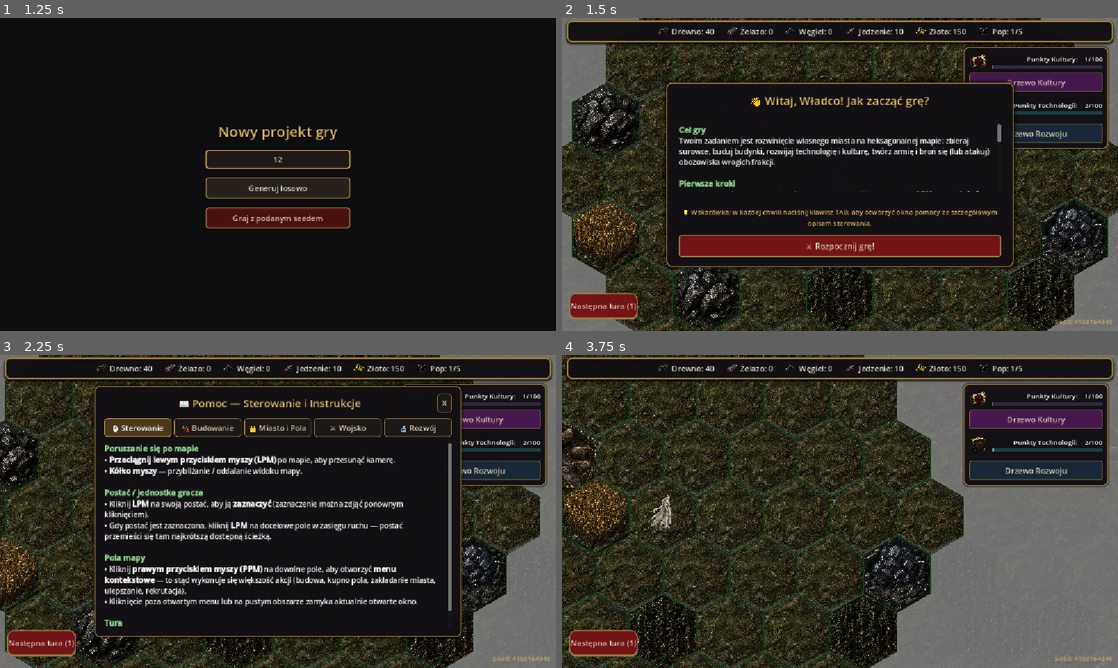
Above: before the commit, frames 1-4 (two rows, left to right).
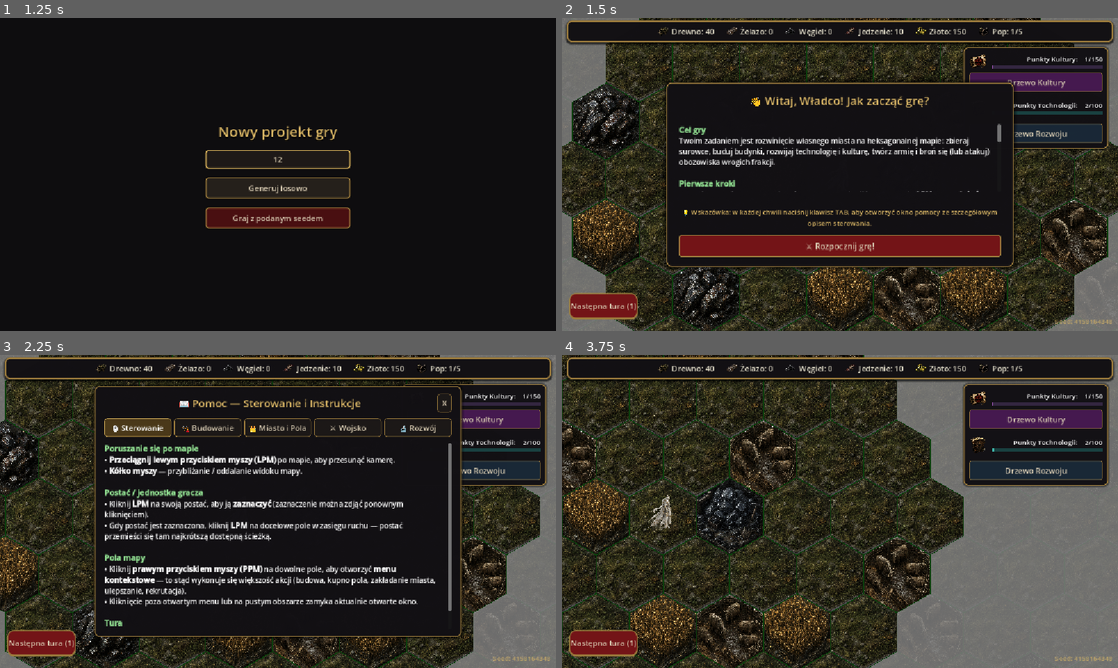
Above: after the commit, the same moments.

Repository: matiok35/nowy-projekt-gry
Game: Godot game, scene res://ui/main_menu.tscn
Same seed, same stepped clock (60 frames per second), same inputs: the game is played once before the commit and once after it.
Inputs (mouse positions are in pixels of both pictures, inside the frame that each line leads up to):
- Up to frame 1 (1.25 s): click (278, 158) at 0.52 s; type "12" at 0.6 s
- Up to frame 2 (1.5 s): click "Generuj losowo" at 1.25 s
- Up to frame 3 (2.25 s): tap Enter at 2 s; move the mouse to (400, 495) at 2.02 s; hold Right (ui_right) from 2.03 s (still down); tap Tab at 2.1 s; click (400, 495) at 2.17 s
- Up to frame 4 (3.75 s): release Right (ui_right) at 2.75 s; drag from (728, 527) to (573, 401) at 2.77 s; tap Space at 3.5 s; move the mouse to (895, 442) at 3.52 s; hold Right (ui_right) from 3.53 s (still down); tap Tab at 3.6 s; click (895, 442) at 3.67 s

Frame 1 is identical in both runs. In frame 2, 6.2% of the frame differs, in the area x 44-100%, y 0-100%; in frame 3, 2.9%; in frame 4, 8.9%, in the area x 12-100%, y 0-100%.

Commit message:
Drobne poprawki

Diff:
--- a/core/EconomyManager.gd
+++ b/core/EconomyManager.gd
@@ -25,7 +25,7 @@
 }
 
 var max_tech_points: float = 100.0
-var max_culture_points: float = 100.0
+var max_culture_points: float = 150.0 # POPRAWKA: Zwiększono limit, aby Renesans (koszt 110) był osiągalny
 
 var building_costs: Dictionary = {
 	"Chata Drwala": {"Złoto": 30, "Drewno": 10},
@@ -105,7 +105,6 @@
 		"grid_coords": Vector2(0,1),
 		"icon": "🏛️"
 	},
-
 	"Sztuka": {
 		"research_cost": 35,
 		"research_time": 4,
@@ -115,7 +114,6 @@
 		"grid_coords": Vector2(1,0),
 		"icon": "🎨"
 	},
-
 	"Filozofia": {
 		"research_cost": 40,
 		"research_time": 4,
@@ -125,7 +123,6 @@
 		"grid_coords": Vector2(1,2),
 		"icon": "🧠"
 	},
-
 	"Teatr": {
 		"research_cost": 55,
 		"research_time": 6,
@@ -135,7 +132,6 @@
 		"grid_coords": Vector2(2,0),
 		"icon": "🎭"
 	},
-
 	"Edukacja": {
 		"research_cost": 70,
 		"research_time": 6,
@@ -145,7 +141,6 @@
 		"grid_coords": Vector2(2,2),
 		"icon": "📚"
 	},
-
 	"Renesans": {
 		"research_cost": 110,
 		"research_time": 10,
@@ -169,7 +164,7 @@
 		"Farma": text += "• Wymaga: Pszenica\n"
 		"Pastwisko": text += "• Wymaga: Bydło\n"
 		"Dom mieszkalny", "Laboratorium", "Warsztat", "Biblioteka", "Świątynia", "Baraki":
-			text += "• Wymaga: Trawa\n"
+			text += "• Wymaga: Trawa (lub nadpisanie dowolnego złoża)\n"
 
 	text += "\nKoszt poziomu 1\n"
 	for resource in building_costs[building_name]:
@@ -184,8 +179,9 @@
 	if building_name == "Kopalnia Węgla" and tile_type != "Węgiel": return false
 	if building_name == "Farma" and tile_type != "Pszenica": return false
 	if building_name == "Pastwisko" and tile_type != "Bydło": return false
-	if building_name in ["Dom mieszkalny", "Laboratorium", "Warsztat", "Biblioteka", "Świątynia", "Baraki"] and tile_type != "Trawa": return false
-
+
+	# POPRAWKA: Usunięto sztywne blokowanie typów innych niż Trawa dla budynków miejskich,
+	# aby kod niszczenia złóż w game_world.gd stał się osiągalny.
 	var costs = building_costs[building_name]
 	for res in costs:
 		if resources.get(res, 0) < costs[res]:
@@ -231,7 +227,6 @@
 		return
 
 	var tech = technology_tree[tech_name]
-
 	if resources["Nauka"] < tech["research_cost"]:
 		return
 
@@ -245,7 +240,6 @@
 		return
 
 	var tech = culture_tree[tech_name]
-
 	if resources["Kultura"] < tech["research_cost"]:
 		return
 
@@ -315,7 +309,7 @@
 			"Świątynia":
 				turn_culture += 3 * b_level
 			"Baraki":
-				pass # Na razie brak logiki
+				pass
 
 	var total_science = 1 + turn_science
 
@@ -329,9 +323,6 @@
 		resources["Kultura"] + turn_culture
 	)
 
-	# --- GŁÓD / NADWYŻKA JEDZENIA -------------------------------------------
-	# "Głoduje" ustawiamy PO naliczeniu produkcji budynków tej tury (żeby np.
-	# świeżo wybudowana farma mogła jeszcze uratować sytuację w tej samej turze).
 	resources["Głoduje"] = resources["Jedzenie"] <= 0
 
 	if resources["Jedzenie"] < 0:
@@ -340,10 +331,6 @@
 		if resources["Populacja"] > 1 and randf() < 0.25:
 			resources["Populacja"] -= 1
 	elif current_turn % 3 == 0:
-		# Populacja rośnie WYŁĄCZNIE gdy jest wyraźna nadwyżka jedzenia
-		# (więcej niż 2x bieżące zapotrzebowanie), a nie przy byle dodatnim
-		# stanie magazynu — inaczej populacja zawsze przegania produkcję
-		# i głód jest nieunikniony.
 		var surplus_needed = resources["Populacja"] * 2
 		if resources["Jedzenie"] > surplus_needed and resources["Populacja"] < resources["Maks_Populacja"]:
 			resources["Populacja"] += 1
@@ -352,22 +339,18 @@
 		research_turns_left -= 1
 		if research_turns_left <= 0:
 			technology_tree[current_research]["unlocked"] = true
-
 			match current_research:
 				"Industrializacja":
 					max_tech_points += 25
-
 			current_research = ""
 
 	if current_culture_research != "":
 		culture_turns_left -= 1
 		if culture_turns_left <= 0:
 			culture_tree[current_culture_research]["unlocked"] = true
-
 			match current_culture_research:
 				"Renesans":
 					max_culture_points += 25
-
 			current_culture_research = ""
 
 	for unit in player_army:
@@ -376,8 +359,6 @@
 		if turns_in_recruitment < turns_to_recruit:
 			turns_in_recruitment += 1
 			unit["turns_in_recruitment"] = turns_in_recruitment
-			# Jednostka właśnie zakończyła rekrutację - dopiero teraz jest gotowa do walki
-			# i może zostać automatycznie przypisana do generała.
 			if turns_in_recruitment >= turns_to_recruit:
 				unit_training_complete.emit(unit)
 
@@ -396,7 +377,6 @@
 	var hp = unit.get("hp", 0)
 	var dmg = unit.get("dmg", 0)
 	var def = unit.get("def", 0)
-
 	return {
 		"Złoto": int((hp + dmg + def) * 1.5),
 		"Żelazo": int((dmg * 2.0) + (def * 1.0)),
@@ -406,7 +386,6 @@
 
 func can_recruit_unit(unit: Dictionary) -> bool:
 	var cost = calculate_unit_cost(unit)
-	# Rezerwujemy minimum 1 mieszkańca w mieście - werbunek nie może wyludnić miasta do zera.
 	if resources.get("Populacja", 0) - cost.get("Populacja", 0) < 1:
 		return false
 	for res in cost:
@@ -467,7 +446,7 @@
 	}
 
 	max_tech_points = 100.0
-	max_culture_points = 100.0
+	max_culture_points = 150.0
 
 	current_research = ""
 	research_turns_left = 0
--- a/core/hexUtils.gd
+++ b/core/hexUtils.gd
@@ -1,9 +1,6 @@
 class_name HexUtils
 extends RefCounted
 # hex_utils.gd
-# Statyczne funkcje matematyki heksagonalnej, wydzielone z game_world.gd,
-# żeby logika siatki nie mieszała się z logiką sceny/gry.
-# Konwencja współrzędnych: "offset coordinates" (pos.x, pos.y), rząd nieparzysty przesunięty.
 
 static func get_neighbors(pos: Vector2) -> Array[Vector2]:
 	var x: int = int(pos.x)
--- a/entities/character/character.gd
+++ b/entities/character/character.gd
@@ -9,12 +9,12 @@
 
 @export var move_range: int = 5
 var moves_left: int = 5
+var _last_turn: int = 1 # POPRAWKA: Śledzenie ostatniej tury zapobiegające exploitowi ruchu
 
 var selected: bool = false
 var _sprite: Sprite2D
 var path: Array[Vector2] = []
 
-# Armia przypisana do generała (lista referencji do jednostek z EconomyManager.player_army)
 var army: Array = []
 var _army_label: Label
 
@@ -43,20 +43,23 @@
 	if not EconomyManager.economy_updated.is_connected(_on_economy_updated):
 		EconomyManager.economy_updated.connect(_on_economy_updated)
 
-func _on_economy_updated(_balances: Dictionary, _turn: int, _b: String) -> void:
+func _on_economy_updated(_balances: Dictionary, current_turn: int, _b: String) -> void:
 	_update_army_label()
-	moves_left = move_range
+
+	# POPRAWKA: moves_left odnawia się tylko wtedy, gdy faktycznie nastąpiła nowa tura
+	if current_turn > _last_turn:
+		_last_turn = current_turn
+		moves_left = move_range
+
 	if get_parent() and get_parent().has_method("update_fog_of_war"):
 		get_parent().update_fog_of_war()
 
-# Przypisuje jednostki (dictionary z EconomyManager.player_army) do armii generała.
 func assign_army(units: Array) -> void:
 	for u in units:
 		if not army.has(u):
 			army.append(u)
 	_update_army_label()
 
-# Usuwa pojedynczą jednostkę z armii generała.
 func unassign_unit(unit) -> void:
 	if army.has(unit):
 		army.erase(unit)
@@ -84,7 +87,6 @@
 func set_selected(value: bool) -> void:
 	selected = value
 	if _sprite:
-		# Highlight character when selected by brightening the sprite
 		_sprite.modulate = Color(1.5, 1.5, 1.0) if selected else Color(1.0, 1.0, 1.0)
 
 func is_selected() -> bool:
@@ -112,7 +114,6 @@
 func _unhandled_input(event: InputEvent) -> void:
 	if event is InputEventMouseButton and event.button_index == MOUSE_BUTTON_LEFT and event.pressed:
 		if event.double_click:
-			# Zwiększono dystans kliknięcia do 35 pikseli, dopasowując do większych kafelków
 			if get_global_mouse_position().distance_to(global_position) < 35.0:
 				city_creation_requested.emit(global_position)
 				get_viewport().set_input_as_handled()
--- a/scenes/game_world.gd
+++ b/scenes/game_world.gd
@@ -52,7 +52,6 @@
 		path_line.default_color = Color(1.0, 0.85, 0.0, 0.85)
 	if character:
 		var start_pos = Vector2(MAP_SIZE / 2, MAP_SIZE / 2)
-		if map_data.has(start_pos): map_data[start_pos]["type"] = "Trawa"
 		if cell_to_world.has(start_pos):
 			character.global_position = cell_to_world[start_pos]
 		character.city_creation_requested.connect(_on_character_city_creation_requested)
@@ -65,16 +64,23 @@
 
 func generate_map() -> void:
 	var sizes = ["Małe", "Średnie", "Duże"]
+	var start_pos = Vector2(MAP_SIZE / 2, MAP_SIZE / 2)
+
 	for x in range(MAP_SIZE):
 		for y in range(MAP_SIZE):
 			var pos = Vector2(x, y)
 			var type = "Trawa"
-			var rand = randf()
-			if rand < 0.04: type = "Drewno"
-			elif rand < 0.07: type = "Żelazo"
-			elif rand < 0.09: type = "Węgiel"
-			elif rand < 0.14: type = "Pszenica"
-			elif rand < 0.19: type = "Bydło"
+
+			# POPRAWKA: Enforce Trawa na polu startowym ZANIM wygenerujemy heksa proceduralnego
+			if pos == start_pos:
+				type = "Trawa"
+			else:
+				var rand = randf()
+				if rand < 0.04: type = "Drewno"
+				elif rand < 0.07: type = "Żelazo"
+				elif rand < 0.09: type = "Węgiel"
+				elif rand < 0.14: type = "Pszenica"
+				elif rand < 0.19: type = "Bydło"
 
 			var deposit_size = ""
 			var fertility = 0.0
